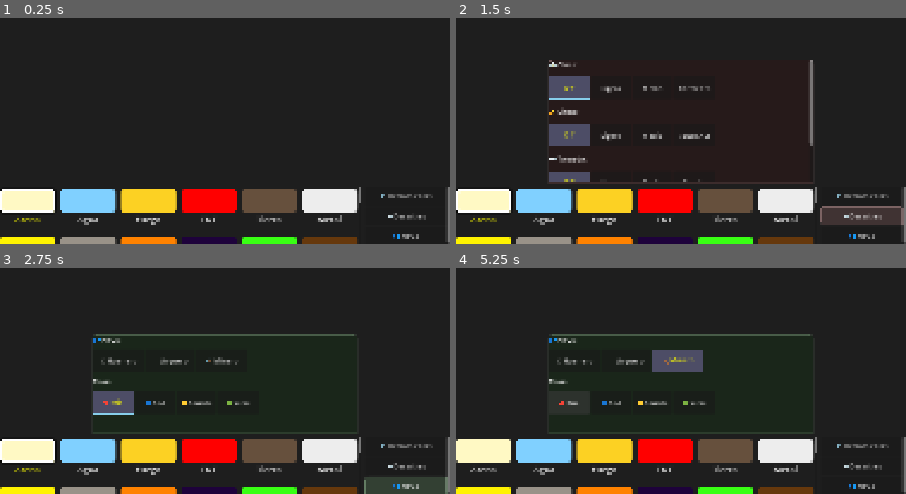
Above: before the commit, frames 1-4 (two rows, left to right).
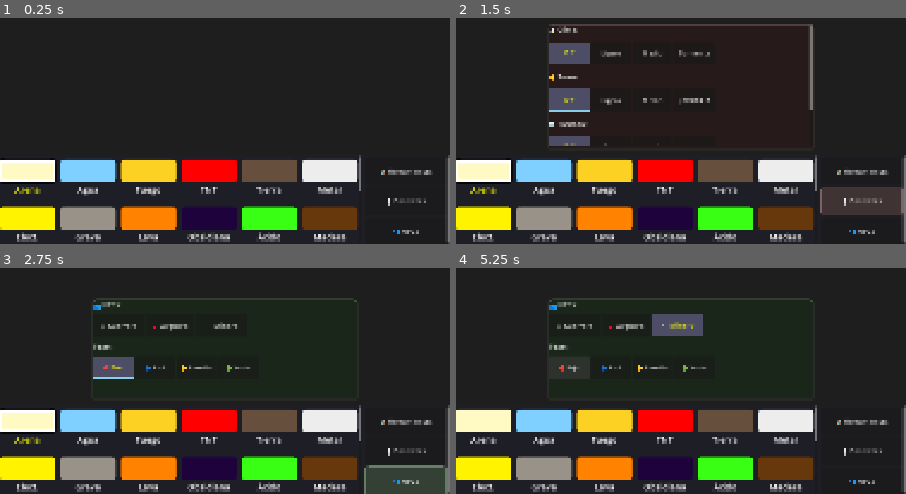
Above: after the commit, the same moments.

Repository: OmarSaez/Sandbox-game
Game: Godot game, scene res://scenes/main/main_scene.tscn
The game is run twice, just before and just after one commit, with the same random seed, the same clock (stepped at 60 frames per second) and the same inputs.
Inputs:
- Up to frame 1 (0.25 s): no input
- Up to frame 2 (1.5 s): click "🛠️ Herramientas" at 0.5 s; click "🌪️ Desastres" at 1.25 s
- Up to frame 3 (2.75 s): click "👥 NPCs" at 2 s
- Up to frame 4 (5.25 s): click "⚔️ Guerrero" at 2.75 s; click "🏹 Arquero" at 3.5 s; click "⛏️ Minero" at 4.25 s; click "🔴 Rojo" at 5 s

The runs differ from the first frame. In frame 1, 25% of the frame differs, in the area x 0-100%, y 60-100%; in frame 2, 32%, in the area x 0-100%, y 2-100%; in frame 3, 30%; in frame 4, 29%.

Commit message:
Se sube la interfaz para mas comodidad en movil

Diff:
--- a/sandbox/scripts/sandbox/sandbox_grid.gd
+++ b/sandbox/scripts/sandbox/sandbox_grid.gd
@@ -5,6 +5,7 @@
 @export var grid_scale: int = 8
 var grid_width: int
 var grid_height: int
+var dynamic_grid_height: int # Logic floor (at HUD top)
 
 # --- CUSTOM NPC COLORS (Editable in Inspector) ---
 @export_group("NPC Visuals")
@@ -187,13 +188,11 @@
 
 func _ready():
 	# Calculate grid size (Smart Height: Exactly above the UI)
-	var s = _get_ui_scale()
-	var h_ui = min(115 * s, 140)
-	var actual_viewport_height = get_viewport_rect().size.y - h_ui - 2 # 2px margin
-	var viewport_size = Vector2(get_viewport_rect().size.x, actual_viewport_height)
+	var viewport_size = get_viewport_rect().size
 
 	grid_width = floor(viewport_size.x / grid_scale)
 	grid_height = floor(viewport_size.y / grid_scale)
+	dynamic_grid_height = grid_height # Full initial
 
 	# Update Display node size to match the grid exactly
 	$Display.custom_minimum_size = Vector2(grid_width * grid_scale, grid_height * grid_scale)
@@ -284,7 +283,8 @@
 
 	# Texture setup
 	texture_rect.texture = ImageTexture.create_from_image(img)
-	texture_rect.size = viewport_size
+	texture_rect.anchor_right = 1.0
+	texture_rect.anchor_bottom = 1.0
 	texture_rect.mouse_filter = Control.MOUSE_FILTER_IGNORE
 	texture_rect.texture_filter = CanvasItem.TEXTURE_FILTER_NEAREST
 
@@ -522,8 +522,11 @@
 		material_grid.size_flags_horizontal = Control.SIZE_EXPAND_FILL
 
 	# ALWAYS Refresh Scroll Height for the current scale
-	# NEW: ULTRA-COMPACT height (38px * 3 = 114px approx)
-	var h = min(115 * s, 140)
+	# NEW: LARGER TALL HUD with logical CAP (max 210px)
+	var h = min(185 * s, 210)
+
+	# UPDATE PHYSICAL BOUNDARY
+	dynamic_grid_height = grid_height - ceil(h / grid_scale)
 
 	material_scroll.custom_minimum_size = Vector2(0, h)
 	material_scroll.anchor_top = 1.0
@@ -536,14 +539,41 @@
 	material_scroll.offset_left = 0
 	material_scroll.offset_right = -175 * s # Leave space for ActionButtons
 
-	# PUSH GAME VIEW (TextureRect) UP by h + 1 (Finer Limit)
+	# PUSH GAME VIEW (TextureRect) ABOVE HUD
+	if not is_instance_valid(texture_rect):
+		texture_rect = get_node_or_null("/root/SandboxMain/TextureRect")
+
 	if texture_rect:
 		texture_rect.anchor_top = 0
 		texture_rect.anchor_bottom = 1.0
-		texture_rect.offset_bottom = -1 # Align tightly with the top of HUD floor
+		texture_rect.offset_bottom = -h # Align exactly with top of the tall HUD
 		texture_rect.offset_top = 0
 
-	# 4. FRESH ACTION ZONE REBUILD (Fixes scroll bugs on scale change)
+	# 4. UNIVERSAL HUD FOOTER BACKGROUND (Adaptive Background for any device)
+	var footer_bg = main_controls.find_child("HUD_Footer_BG", true, false)
+	if is_instance_valid(footer_bg):
+		footer_bg.get_parent().remove_child(footer_bg)
+		footer_bg.queue_free()
+
+	footer_bg = PanelContainer.new()
+	footer_bg.name = "HUD_Footer_BG"
+	var foot_style = StyleBoxFlat.new()
+	foot_style.bg_color = Color(0.12, 0.12, 0.15, 1.0) # Match Material Slot Dark Grey
+	footer_bg.add_theme_stylebox_override("panel", foot_style)
+	main_controls.add_child(footer_bg)
+	main_controls.move_child(footer_bg, 0) # ALWAYS BEHIND MATERIAL/ACTION
+
+	footer_bg.anchor_top = 1.0
+	footer_bg.anchor_bottom = 1.0
+	footer_bg.anchor_left = 0
+	footer_bg.anchor_right = 1.0
+	footer_bg.offset_top = -h
+	footer_bg.offset_bottom = 0
+	footer_bg.offset_left = 0
+	footer_bg.offset_right = 0
+	footer_bg.mouse_filter = Control.MOUSE_FILTER_STOP # Block game world clicks
+
+	# 5. FRESH ACTION ZONE REBUILD (Fixes scroll bugs on scale change)
 	var action_scroll = ScrollContainer.new()
 	action_scroll.name = "ActionScroll"
 	action_scroll.horizontal_scroll_mode = ScrollContainer.SCROLL_MODE_DISABLED
@@ -568,7 +598,8 @@
 	action_vbox.size_flags_horizontal = Control.SIZE_EXPAND_FILL
 	action_vbox.size_flags_vertical = Control.SIZE_EXPAND_FILL
 	action_vbox.add_theme_constant_override("separation", 3 * s)
-	action_vbox.alignment = BoxContainer.ALIGNMENT_END
+	action_vbox.alignment = BoxContainer.ALIGNMENT_CENTER # FLOAT IN CENTER OF TALL AREA
+	action_scroll.mouse_filter = Control.MOUSE_FILTER_PASS # ALLOW MOBILE DRAG
 
 	# CLEAN MATERIAL GRID
 	if material_grid:
@@ -599,10 +630,11 @@
 
 	var tools_btn = Button.new()
 	tools_btn.name = "ToolsBtn"
-	tools_btn.custom_minimum_size = Vector2(160 * s, 38 * s)
+	tools_btn.custom_minimum_size = Vector2(160 * s, 58 * s) # BEEFY 58px Height for "Better Body"
 	tools_btn.add_theme_font_size_override("font_size", 14 * s)
 	tools_btn.text = tr[current_language]["tools"]
 	ui_elements["tools_btn"] = tools_btn
+	tools_btn.mouse_filter = Control.MOUSE_FILTER_PASS # ALLOW MOBILE SCROLL DRAG
 	action_vbox.add_child(tools_btn)
 
 	var btn_style = StyleBoxFlat.new()
@@ -640,7 +672,8 @@
 
 	var panel_width = 530 * s
 	var panel_height = 220 * s
-	var bottom_gap = (min(115 * s, 140)) + (5 * s) # Dynamic GAP above HUD floor
+	var h = 185 * s # Match the Tall HUD height
+	var bottom_gap = h + (5 * s) # Dynamic GAP above HUD floor
 
 	tools_panel.offset_left = -panel_width / 2
 	tools_panel.offset_right = panel_width / 2
@@ -728,10 +761,11 @@
 	var s = _get_ui_scale()
 	var disaster_btn = Button.new()
 	disaster_btn.name = "DisasterBtn"
-	disaster_btn.custom_minimum_size = Vector2(160 * s, 38 * s) # Slim height
+	disaster_btn.custom_minimum_size = Vector2(160 * s, 58 * s) # BEEFY 58px Height for "Better Body"
 	disaster_btn.add_theme_font_size_override("font_size", 14 * s) # Compact font
 	disaster_btn.text = tr[current_language]["disasters"]
 	ui_elements["disaster_btn"] = disaster_btn
+	disaster_btn.mouse_filter = Control.MOUSE_FILTER_PASS # ALLOW MOBILE SCROLL DRAG
 	action_vbox.add_child(disaster_btn)
 
 	var btn_style = StyleBoxFlat.new()
@@ -768,7 +802,8 @@
 
 	var d_width = 530 * s
 	var d_height = 250 * s
-	var d_bottom_gap = (min(115 * s, 140)) + (5 * s)
+	var h = 185 * s # Match the Tall HUD height
+	var d_bottom_gap = h + (5 * s)
 
 	disaster_panel.offset_left = -d_width / 2
 	disaster_panel.offset_right = d_width / 2
@@ -922,7 +957,7 @@
 	var slot_pnl = PanelContainer.new()
 	var slot_style = StyleBoxEmpty.new() # Invisible but stops mouse
 	slot_pnl.add_theme_stylebox_override("panel", slot_style)
-	slot_pnl.mouse_filter = Control.MOUSE_FILTER_STOP
+	slot_pnl.mouse_filter = Control.MOUSE_FILTER_PASS # PASS: ALLOW SCROLL ON DRAG (MOBILE)
 	slot_pnl.size_flags_horizontal = Control.SIZE_EXPAND_FILL # LIQUID FILL (JUSTIFY)
 	slot_pnl.custom_minimum_size = Vector2(110 * s, 85 * s)
 
@@ -1492,7 +1527,7 @@
 								if should_move:
 									# Basic Move try
 									var ny = y + 1
-									if ny < grid_height:
+									if ny < dynamic_grid_height:
 										var n_idx = ny * grid_width + x
 										if cells[n_idx] == 0: # Down
 											_swap_cells(x, y, x, ny)
@@ -1953,7 +1988,8 @@
 
 	var p_width = 530 * s
 	var p_height = 200 * s
-	var bottom_gap = (min(115 * s, 140)) + (5 * s)
+	var h = 185 * s # Match the Tall HUD height
+	var bottom_gap = h + (5 * s)
 
 	npc_panel.offset_left = -p_width / 2
 	npc_panel.offset_right = p_width / 2
@@ -1986,10 +2022,11 @@
 	var s = _get_ui_scale()
 	var npc_btn = Button.new()
 	npc_btn.name = "NPCBtn"
-	npc_btn.custom_minimum_size = Vector2(160 * s, 38 * s) # Slim height
+	npc_btn.custom_minimum_size = Vector2(160 * s, 58 * s) # BEEFY 58px Height for "Better Body"
 	npc_btn.add_theme_font_size_override("font_size", 14 * s) # Compact font
 	npc_btn.text = tr[current_language]["npc"]
 	ui_elements["npc_btn"] = npc_btn
+	npc_btn.mouse_filter = Control.MOUSE_FILTER_PASS # ALLOW MOBILE SCROLL DRAG
 	action_vbox.add_child(npc_btn)
 
 	var btn_style = StyleBoxFlat.new()
Not shown, changed: sandbox/export_presets.cfg
Not shown, changed: sandbox/SandBox_Demo2.apk
Not shown, changed: sandbox/SandBox_Demo2.apk.idsig
Not shown, added: sandbox/SandBox_Test.apk
Not shown, added: sandbox/SandBox_Test.apk.idsig
